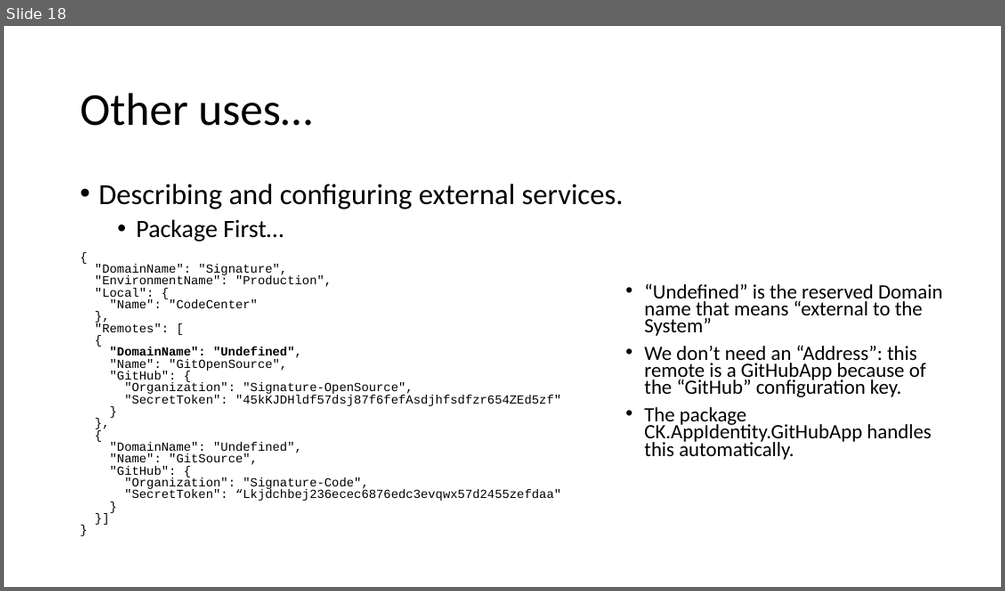
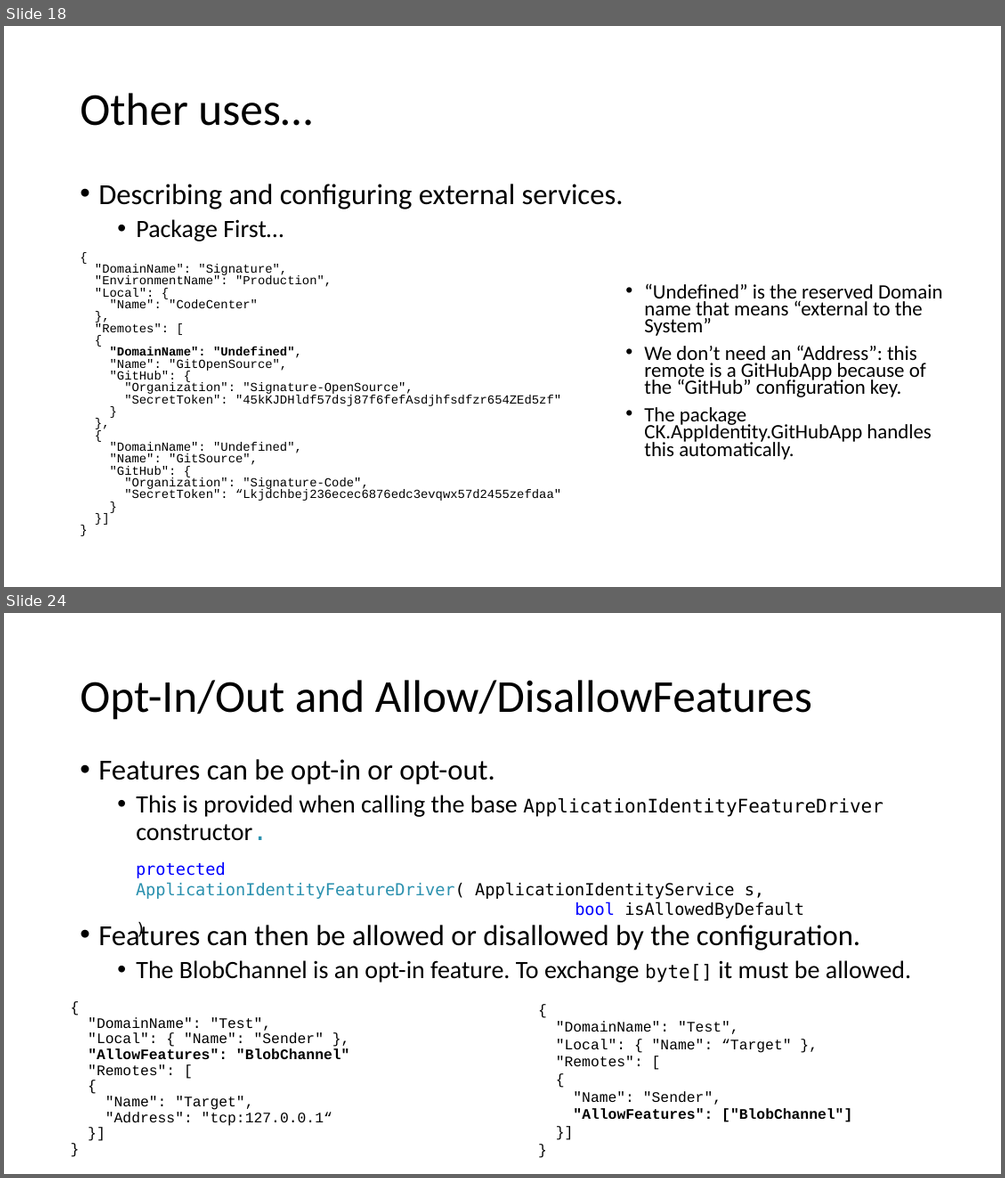
Before and after one commit to signature-opensource/CK-AppIdentity-Transport, a slide deck: Doc/CK-AppIdentity.pptx. Shown one above the other, each under a label of ours: slide 18 before the commit, slides 18 and 24 after it; the slides between them are not shown. The pictures are 1005x591 and 1005x1178 pixels, drawn with LibreOffice and Linux fonts; fonts in the diff are those of the drawing. Boxes give left, top, right and bottom in pixels: in the first picture for what was removed or moved away, otherwise in the second. Text is boxed around its words. In the diff, an @@ line names an element or a change of style, - is before the commit and + after.

Commit message:
Lot of stuff.
- New GetAllLeafRemotes() methods: simplifies Setup/Teardown codes.
- Channel current handler tracking.
- Poco channel basic implementation.
- Removed TransportMessage.IsResponse.
- Added OutgoingMessageFactory.Create with MutableSequence<byte>.
- Fixed RemoteParty.IsDestroyed.
- Lot of new doc.

```diff
--- a/Doc/CK-AppIdentity.pptx
+++ b/Doc/CK-AppIdentity.pptx
@@ slide 24 added at (x1=4, y1=613, x2=1001, y2=1174), background #FFFFFF @@
@@ title added at (x1=80, y1=680, x2=812, y2=720), 44 pt, text #000000 @@
+Opt-In/Out and Allow/DisallowFeatures
@@ text added at (x1=98, y1=759, x2=911, y2=982), 24 pt, text #000000 @@
+• Features can be opt-in or opt-out.
+  • This is provided when calling the base ApplicationIdentityFeatureDriver constructor.
+• Features can then be allowed or disallowed by the configuration.
+  • The BlobChannel is an opt-in feature. To exchange byte[] it must be allowed.
@@ text added at (x1=136, y1=861, x2=804, y2=918), 16 pt, text #000000 @@
+protected ApplicationIdentityFeatureDriver( ApplicationIdentityService s,
+bool isAllowedByDefault )
@@ text added at (x1=88, y1=1017, x2=350, y2=1126), 14 pt, text #000000 @@
+{
+"DomainName": "Test",
+"Local": { "Name": "Sender" },
+"AllowFeatures": "BlobChannel"
+"Remotes": [
+{
+"Name": "Target",
+"Address": "tcp:127.0.0.1“
+}]
+}
@@ text added at (x1=556, y1=1021, x2=852, y2=1122), 14 pt, text #000000 @@
+{
+"DomainName": "Test",
+"Local": { "Name": “Target" },
+"Remotes": [
+{
+"Name": "Sender",
+"AllowFeatures": ["BlobChannel"]
+}]
+}
```
Also in this commit, not shown: 10 other slides added, 47 other files.
